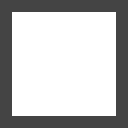
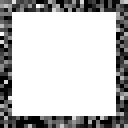
Two versions of the same layered image (128×128). Layer-by-layer changes:
painted on "Layer 2" over [0, 0, 128, 128]
